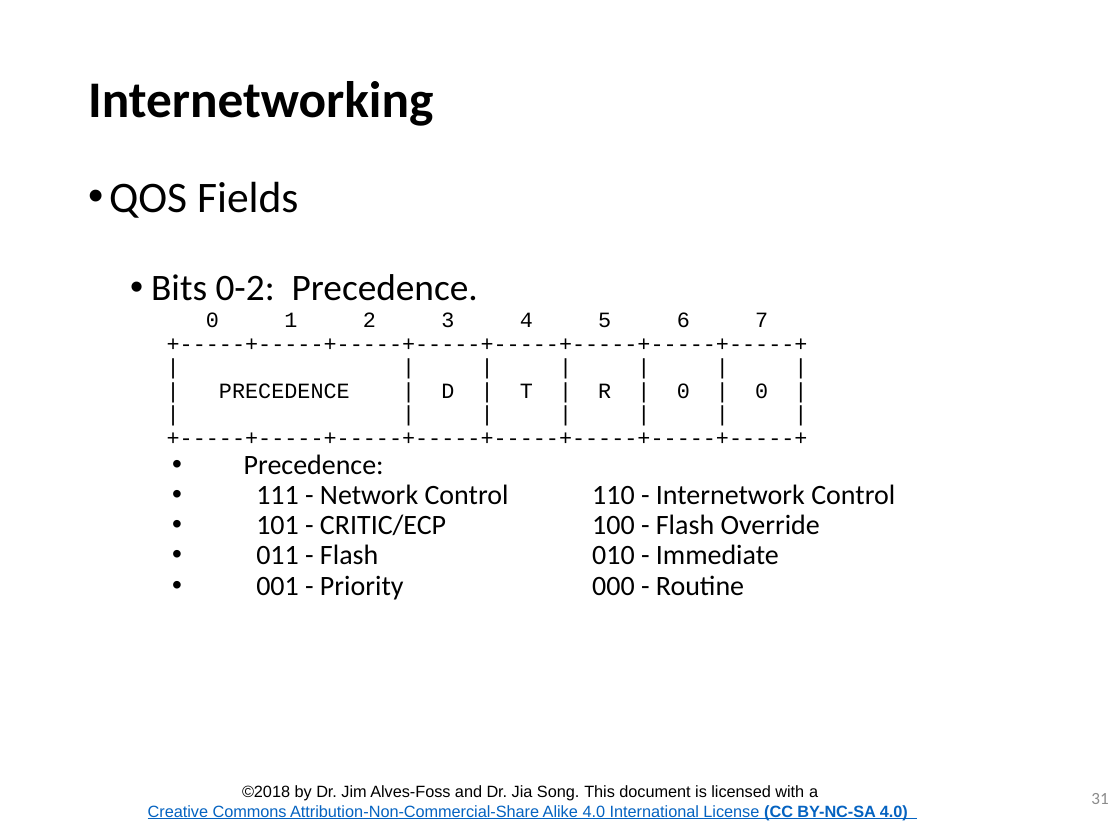
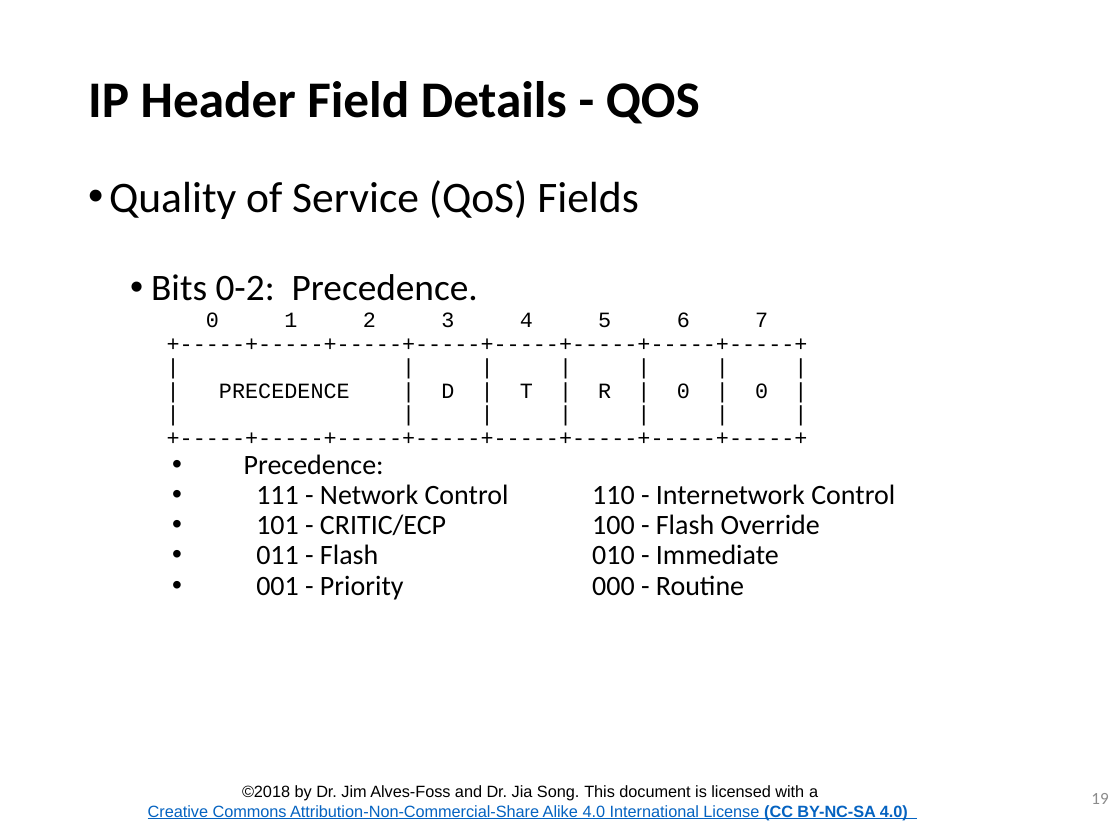
Before and after one commit to CenterForSecureAndDependableSystems/Teaching-Materials, a slide deck: slide 19 of Network-Security/Module_1 Internetworking/Lesson_2_Internetworking.pptx (slide 31 before the commit). Drawn at 1120x840 pixels with LibreOffice and Linux fonts; fonts in the diff are those of the drawing; background and template pictures are left out. Boxes give left, top, right and bottom in pixels: in the first picture for what was removed or moved away, otherwise in the second. Text is boxed around its words. In the diff, an @@ line names an element or a change of style, - is before the commit and + after.

```diff
--- a/Network-Security/Module_1 Internetworking/Lesson_2_Internetworking.pptx
+++ b/Network-Security/Module_1 Internetworking/Lesson_2_Internetworking.pptx
@@ title at <box>88,81,700,124</box>: text changed @@
-Internetworking
+IP Header Field Details - QOS
@@ text at <box>109,180,639,219</box>: text changed @@
-• QOS Fields
+• Quality of Service (QoS) Fields
@@ page number at <box>1091,793,1108,804</box>: text changed @@
-31
+19
```
Also in this commit, not shown: 60 other slides changed, 12 slides removed, 4 other files.
